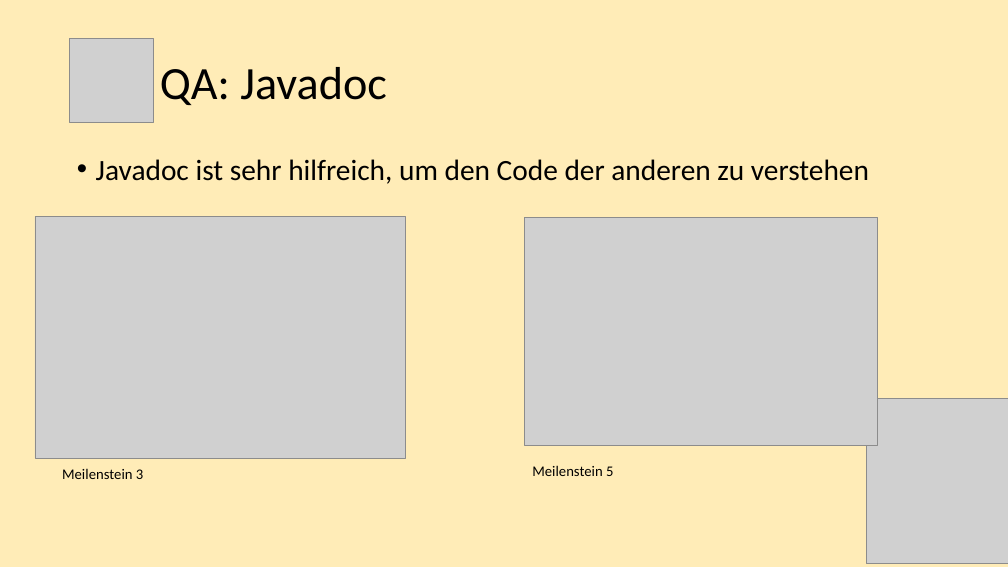
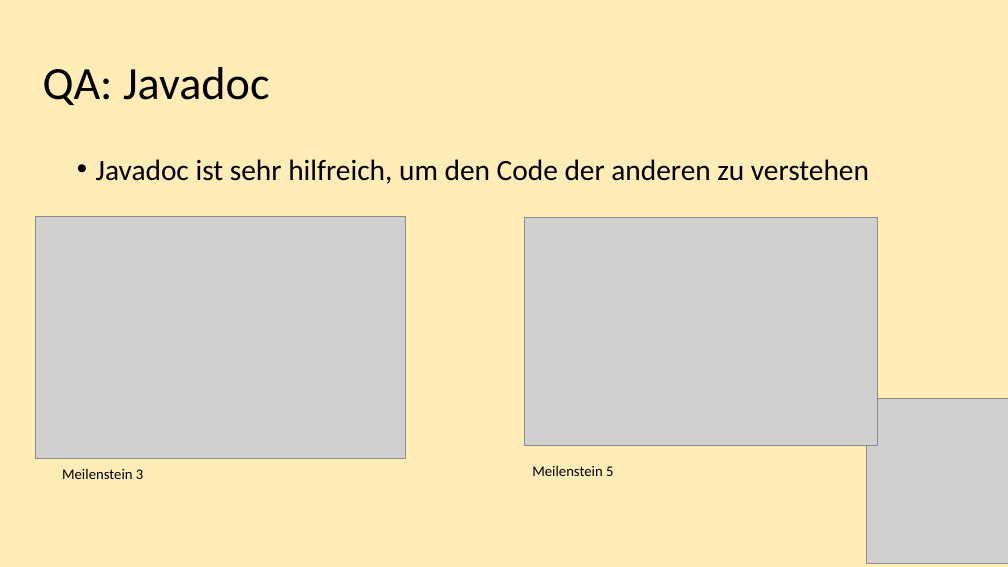
Before and after one commit to ruben-hutter/jDogs, a slide deck: slide 7 of Milestones/Milestone5/Präsentation_MS5.pptx (slide 8 before the commit). Drawn at 1008x567 pixels with LibreOffice and Linux fonts; fonts in the diff are those of the drawing; grey boxes stand for pictures. Boxes give left, top, right and bottom in pixels: in the first picture for what was removed or moved away, otherwise in the second. Text is boxed around its words. In the diff, an @@ line names an element or a change of style, - is before the commit and + after.

```diff
--- a/Milestones/Milestone5/Präsentation_MS5.pptx
+++ b/Milestones/Milestone5/Präsentation_MS5.pptx
@@ title "QA: Javadoc": place and size @@
-title "QA: Javadoc" at (160,67,386,105)
+title "QA: Javadoc" at (43,67,269,105)
@@ picture removed at (70,39,154,123) @@
```
Also in this commit, not shown: 8 other slides changed, 1 slide removed.
